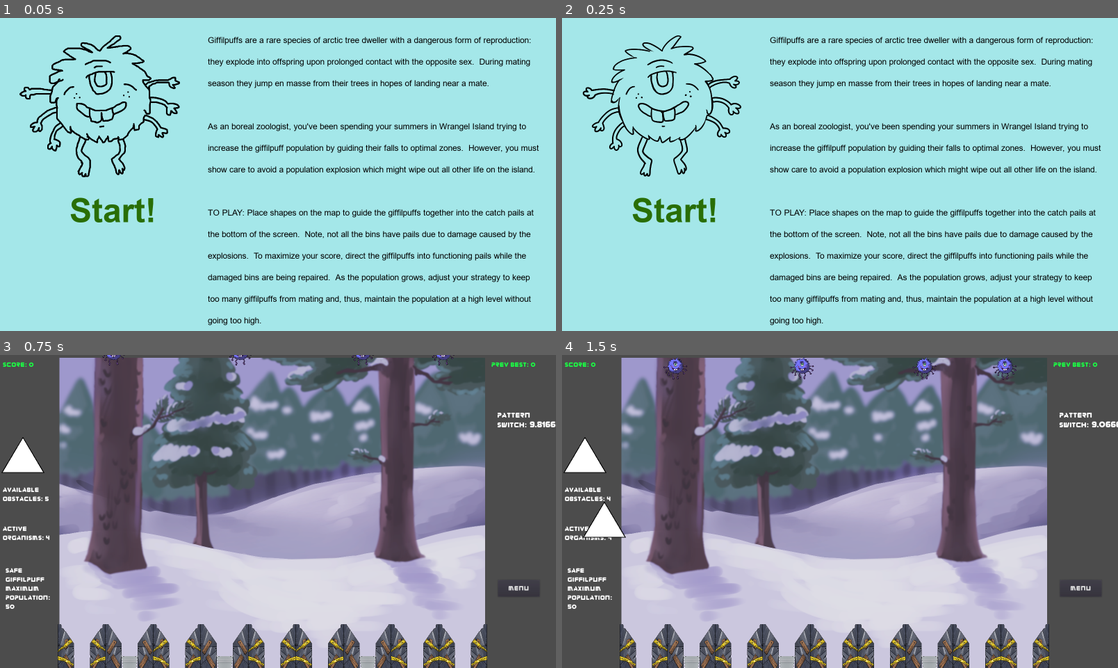
Above: before the commit, frames 1-4 (two rows, left to right).
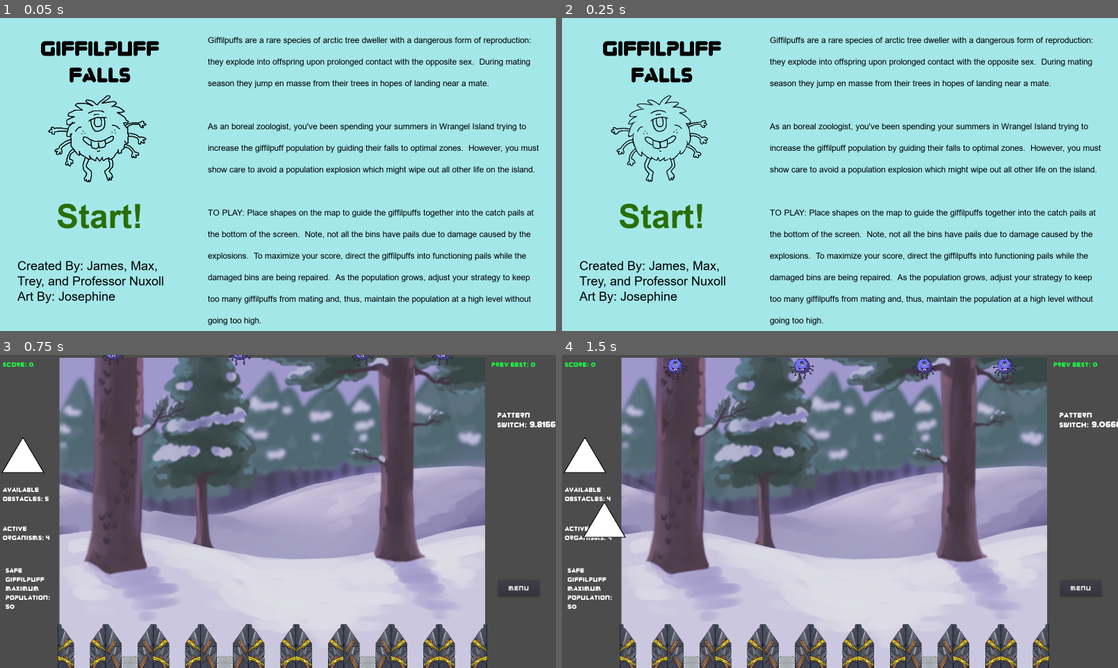
Above: after the commit, the same moments.

Repository: TreyDettmer/UP-Game-Jam-22
Game: Godot game, scene res://Scenes/MainMenu.tscn
The game is run twice, just before and just after one commit, with the same random seed, the same clock (stepped at 60 frames per second) and the same inputs.
Inputs (mouse positions are in pixels of both pictures, inside the frame that each line leads up to):
- Up to frame 1 (0.05 s): no input
- Up to frame 2 (0.25 s): no input
- Up to frame 3 (0.75 s): click "Start!" at 0.5 s
- Up to frame 4 (1.5 s): drag from (584, 470) to (645, 664) at 1.27 s

The runs differ from the first frame. In frame 1, 4.9% of the frame differs, in the area x 3-33%, y 5-92%; in frame 2, 4.6%; in frame 3, nothing differs; in frame 4, nothing differs.

Commit message:
added credits

Diff:
--- a/Project/Scenes/MainMenu.tscn
+++ b/Project/Scenes/MainMenu.tscn
@@ -7,6 +7,7 @@
 [ext_resource path="res://Fonts/ARIAL.TTF" type="DynamicFontData" id=5]
 [ext_resource path="res://Sound/click.wav" type="AudioStream" id=6]
 [ext_resource path="res://Sound/up-game-jam-22-theme-song.wav" type="AudioStream" id=7]
+[ext_resource path="res://Fonts/zorque.otf" type="DynamicFontData" id=8]
 
 [sub_resource type="DynamicFont" id=2]
 size = 96
@@ -23,6 +24,20 @@
 [sub_resource type="DynamicFont" id=5]
 size = 24
 font_data = ExtResource( 5 )
+
+[sub_resource type="DynamicFont" id=6]
+size = 36
+font_data = ExtResource( 5 )
+
+[sub_resource type="Theme" id=7]
+default_font = SubResource( 6 )
+
+[sub_resource type="DynamicFont" id=8]
+size = 60
+font_data = ExtResource( 8 )
+
+[sub_resource type="Theme" id=9]
+default_font = SubResource( 8 )
 
 [node name="MainMenu" type="Control"]
 anchor_right = 1.0
@@ -44,15 +59,17 @@
 flat = true
 
 [node name="StartLabel" type="Label" parent="StartButton"]
-margin_right = 40.0
-margin_bottom = 14.0
+margin_left = -38.0
+margin_top = 17.0
+margin_right = 212.0
+margin_bottom = 125.0
 custom_colors/font_color = Color( 0.164706, 0.435294, 0.027451, 1 )
 custom_fonts/font = SubResource( 2 )
 text = "Start!"
 
 [node name="Animation" type="AnimatedSprite" parent="."]
-position = Vector2( 300, 250 )
-scale = Vector2( 0.4, 0.4 )
+position = Vector2( 288, 345 )
+scale = Vector2( 0.245, 0.245 )
 frames = SubResource( 4 )
 frame = 1
 playing = true
@@ -70,8 +87,8 @@
 anchor_right = 500.0
 margin_left = 598.0
 margin_top = 50.0
-margin_right = -796794.0
-margin_bottom = 481.0
+margin_right = -798383.0
+margin_bottom = 884.0
 size_flags_horizontal = 0
 size_flags_vertical = 0
 custom_colors/font_color = Color( 0, 0, 0, 1 )
@@ -104,4 +121,32 @@
 
 going too high."
 
+[node name="CreatorsLabel" type="Label" parent="."]
+anchor_right = 1.0
+anchor_bottom = 1.0
+margin_left = 50.0
+margin_top = 692.0
+margin_right = -1096.0
+margin_bottom = -26.0
+theme = SubResource( 7 )
+custom_colors/font_color = Color( 0, 0, 0, 1 )
+text = "Created By: James, Max, Trey, and Professor Nuxoll
+Art By: Josephine"
+autowrap = true
+
+[node name="TitleLabel" type="Label" parent="."]
+anchor_right = 1.0
+anchor_bottom = 1.0
+margin_left = 72.0
+margin_top = 35.0
+margin_right = -1098.0
+margin_bottom = -683.0
+theme = SubResource( 9 )
+custom_colors/font_color = Color( 0, 0, 0, 1 )
+text = "Giffilpuff Falls"
+align = 1
+valign = 1
+autowrap = true
+uppercase = true
+
 [connection signal="pressed" from="StartButton" to="." method="_on_StartButton_pressed"]
Not shown, removed: Project/.mono/metadata/ide_messaging_meta.txt
Not shown: 1 places in Project/Scenes/MainMenu.tscn that only renumber resources
